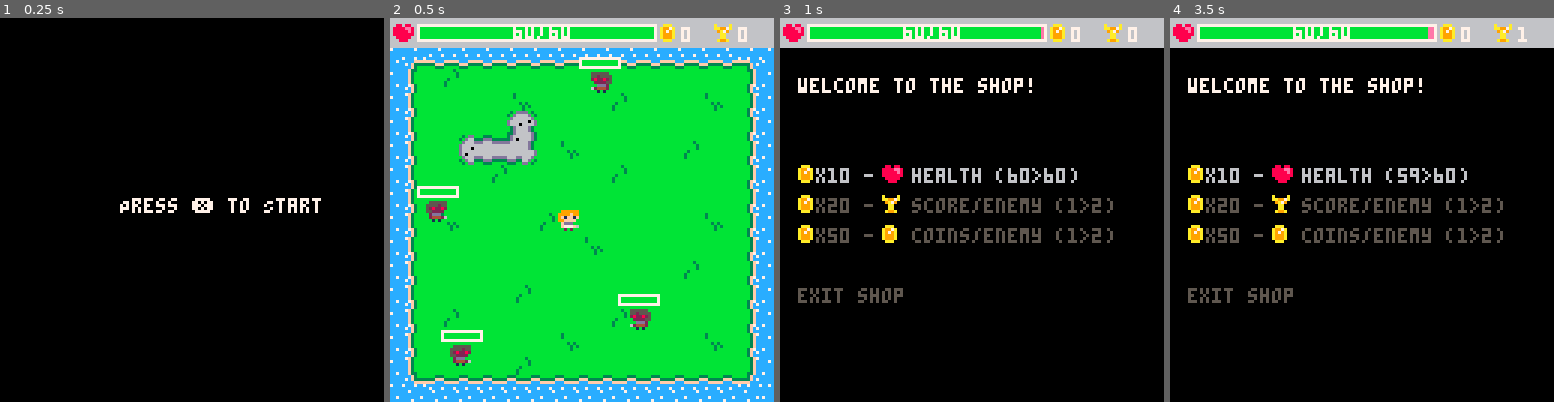
Above: before the commit, frames 1-4 (left to right).
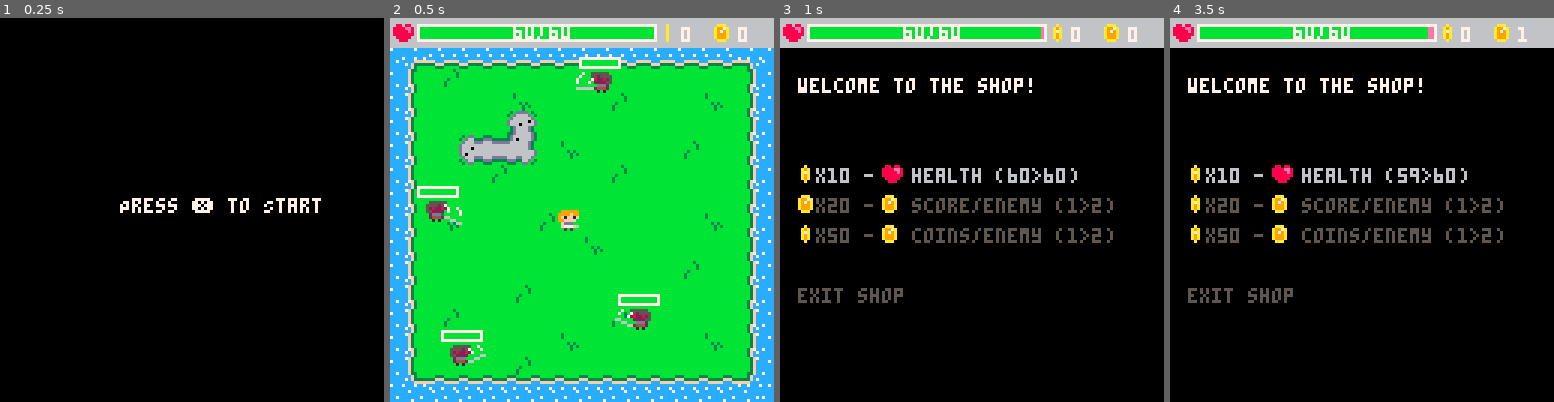
Above: after the commit, the same moments.

Repository: PancakedRivet/last-minute-hero
Game: PICO-8 cartridge last-minute-hero.p8
Same seed, same stepped clock (60 frames per second), same inputs: the game is played once before the commit and once after it.
Inputs:
- Up to frame 1 (0.25 s): no input
- Up to frame 2 (0.5 s): tap X (X key) at 0.33 s
- Up to frame 3 (1 s): tap O (Z key) at 0.7 s
- Up to frame 4 (3.5 s): tap X (X key) at 1.07, 1.85, 2.97 s; hold Right 1.6-2.1 s; tap O (Z key) every 0.4 s from 1.7 to 3.3 s; hold Up 2.15-2.42 s; hold Right 2.47-3.03 s; hold Left from 3.08 s (still down)

Frame 1 is identical in both runs. In frame 2, 0.5% of the frame differs, in the area x 14-90%, y 1-90%; in frame 3, 0.7%; in frame 4, 0.8%, in the area x 4-90%, y 1-59%.

Commit message:
Added coin animations

Diff:
--- a/last-minute-hero.p8
+++ b/last-minute-hero.p8
@@ -29,22 +29,22 @@
 0000000000000000000000000a99a000000000000000000000000000bbb66dddddd66bbb00000000000000000000000000000000000000000000000000000000
 00000000000000000000000000000000000000000000000000000000bbbb6d6d6dd6bbbb00000000000000000000000000000000000000000000000000000000
 00000000000000000000000000000000000000000000000000000000bbbb6dddddd6bbbb00000000000000000000000000000000000000000000000000000000
-05555550055555500555555005555550000000000000000000000000000000000000000000000000000000000000000000000000000000000000000000000000
-55552550555525505555255055552550000000000000000000000000000000000000000000000000000000000000000000000000000000000000000000000000
-52822820528228205282282052822820000000000000000000000000000000000000000000000000000000000000000000000000000000000000000000000000
-55222200552222005522220055222200000000000000000000000000000000000000000000000000000000000000000000000000000000000000000000000000
-02ddd00002ddd06002ddd00002ddd000000000000000000000000000000000000000000000000000000000000000000000000000000000000000000000000000
-02444260002442000244426020444200000000000000000000000000000000000000000000000000000000000000000000000000000000000000000000000000
+055555500555555005555550055555500aaa000000a0000000a0000000a000000000000000000000000000000000000000000000000000000000000000000000
+55552550555525505555255055552550a997a0000a9a000000a000000a9a00000000000000000000000000000000000000000000000000000000000000000000
+52822820528228205282282052822820a979a0000a7a000000a000000a7a00000000000000000000000000000000000000000000000000000000000000000000
+55222200552222005522220055222200a999a0000a9a000000a000000a9a00000000000000000000000000000000000000000000000000000000000000000000
+02ddd00002ddd06002ddd00002ddd000a999a0000a9a000000a000000a9a00000000000000000000000000000000000000000000000000000000000000000000
+024442600024420002444260204442000aaa000000a0000000a0000000a000000000000000000000000000000000000000000000000000000000000000000000
 00101000001001000010100001001060000000000000000000000000000000000000000000000000000000000000000000000000000000000000000000000000
 00000000000000000000000000000000000000000000000000000000000000000000000000000000000000000000000000000000000000000000000000000000
-09999990099999900999999009999990000000000000000000000000000000000000000000000000000000000000000000000000000000000000000000000000
-9999f9909999f9909999f9909999f990000000000000000000000000000000000000000000000000000000000000000000000000000000000000000000000000
-9f1ff1f09f1ff1f09f1ff1f09f1ff1f0000000000000000000000000000000000000000000000000000000000000000000000000000000000000000000000000
-99ffff0099ffff0099ffff0099ffff00000000000000000000000000000000000000000000000000000000000000000000000000000000000000000000000000
-0fddd0000fddd0600fddd0000fddd000000000000000000000000000000000000000000000000000000000000000000000000000000000000000000000000000
-0f777f6000f77f000f777f60f0777f00000000000000000000000000000000000000000000000000000000000000000000000000000000000000000000000000
-00202000002002000020200002002060000000000000000000000000000000000000000000000000000000000000000000000000000000000000000000000000
-00000000000000000000000000000000000000000000000000000000000000000000000000000000000000000000000000000000000000000000000000000000
+09999990099999900999999009999990070000000007000000070000000000000000000000000000000000000000000000000000000000000000000000000000
+9999f9909999f9909999f9909999f990000060007000700000007000700000000000000000000000000000000000000000000000000000000000000000000000
+9f1ff1f09f1ff1f09f1ff1f09f1ff1f0000600000700000070000700070070000000000000000000000000000000000000000000000000000000000000000000
+99ffff0099ffff0099ffff0099ffff00006000000000660007000700070007000000000000000000000000000000000000000000000000000000000000000000
+0fddd0000fddd0600fddd0000fddd000060000000066000000000000000007000000000000000000000000000000000000000000000000000000000000000000
+0f777f6000f77f000f777f60f0777f00600000006600000066666600660000000000000000000000000000000000000000000000000000000000000000000000
+00202000002002000020200002002060000000000000000000000000006600000000000000000000000000000000000000000000000000000000000000000000
+00000000000000000000000000000000000000000000000000000000000066000000000000000000000000000000000000000000000000000000000000000000
 00000000000000000000000000000000000000000000000000000000000000000000000000000000000000000000000000000000000000000000000000000000
 00000000000000000000000000000000000000000000000000000000000000000000000000000000000000000000000000000000000000000000000000000000
 00000000000000000000000000000000000000000000000000000000000000000000000000000000000000000000000000000000000000000000000000000000
--- a/main.lua
+++ b/main.lua
@@ -3,6 +3,7 @@
     game_state = game_states.new_game
     game_duration_max_secs = 60
     game_tick = 0
+    global_game_tick = 0
     game_fps = 30
     max_enemies = 5
     enemies = {}
@@ -44,6 +45,7 @@
 
 -- Core update logic here
 function _update()
+    global_game_tick += 1
     if game_state == game_states.new_game then
         update_new_game()
         return
--- a/scripts/game.lua
+++ b/scripts/game.lua
@@ -7,8 +7,9 @@
 
 game_sprites = {
     health = 2,
-    coin = 3,
-    score = 19
+    coin = 36,
+    coin_animation = {36, 37, 38, 39},
+    score = 3
 }
 
 game_flags = {
--- a/scripts/states/shop.lua
+++ b/scripts/states/shop.lua
@@ -63,8 +63,8 @@
     _display_y_start += line_height * 2
     for item in all(shop_items) do
         local _current_value, _proposed_value = item.display_func()
-        spr(game_sprites.coin, _display_x_start, _display_y_start + (line_height * index) + _sprite_y_offset)
-        -- TODO Break this into seperate print statements
+        local coin_animation_frame = flr(global_game_tick / (5 + index)) % #game_sprites.coin_animation + 1
+        spr(game_sprites.coin_animation[coin_animation_frame], _display_x_start, _display_y_start + (line_height * index) + _sprite_y_offset)
         -- The cost of the item and it's name with space for the sprite in between
         spr(item.sprite, _display_x_start + _shop_cost_x_offset, _display_y_start + (line_height * index) + _sprite_y_offset)
         if index == shop_selected_index then
--- a/scripts/ui.lua
+++ b/scripts/ui.lua
@@ -48,7 +48,8 @@
     end
 
     -- Coin UI
-    spr(game_sprites.coin, ui_pos.coin_icon.x + _camera.x, ui_pos.coin_icon.y + _camera.y)
+    local coin_animation_frame = flr(global_game_tick / 8) % #game_sprites.coin_animation + 1
+    spr(game_sprites.coin_animation[coin_animation_frame], ui_pos.coin_icon.x + _camera.x, ui_pos.coin_icon.y + _camera.y)
     print(_player.coins, ui_pos.coin_text.x + _camera.x, ui_pos.coin_text.y + _camera.y, colours.white)
     -- Score UI
     spr(game_sprites.score, ui_pos.score_icon.x + _camera.x, ui_pos.score_icon.y + _camera.y)
Not shown, changed: README.md
